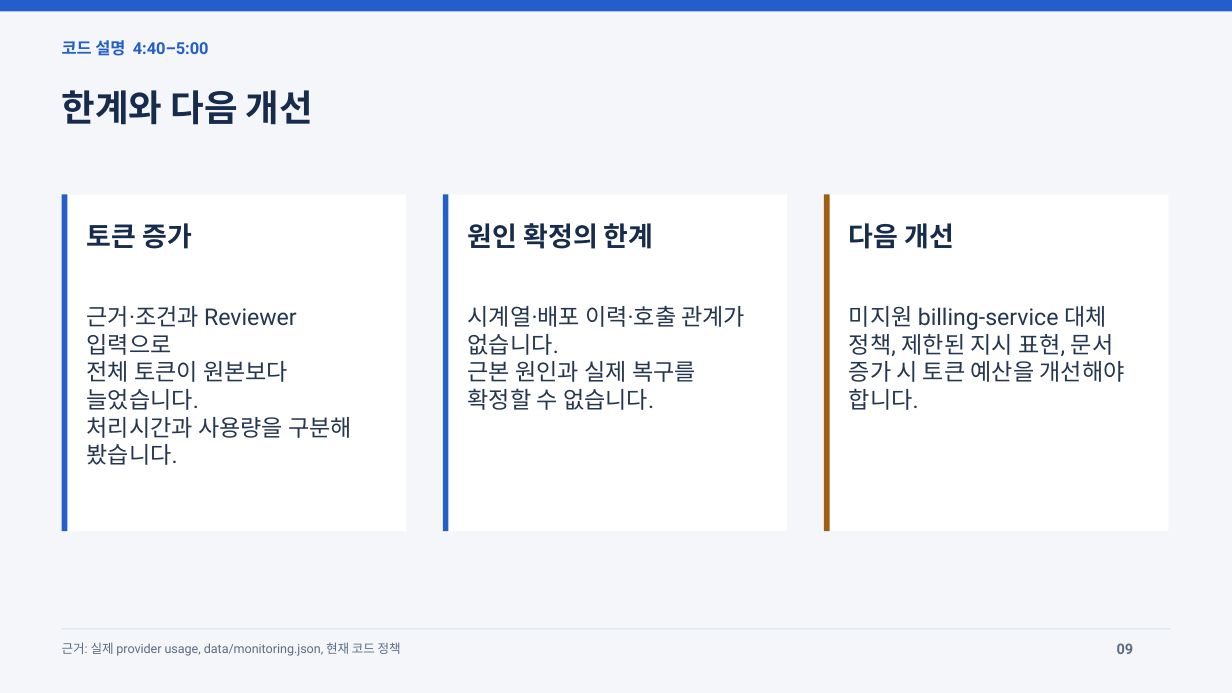
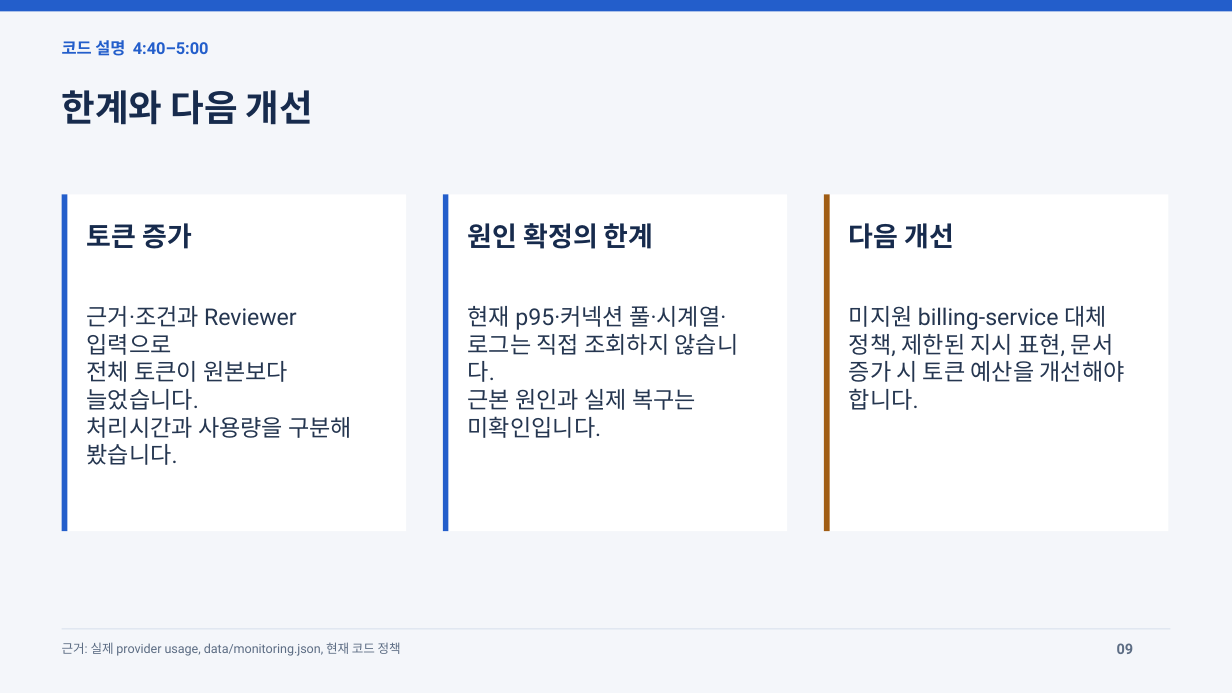
Before and after one commit to jeonginlee09-cpu/skala-ai-mini_project, a slide deck: slide 9 of output/AI_Agent_개선_최종발표.pptx. Drawn at 1232x693 pixels with LibreOffice and Linux fonts; fonts in the diff are those of the drawing. Boxes give left, top, right and bottom in pixels: in the first picture for what was removed or moved away, otherwise in the second. Text is boxed around its words. In the diff, an @@ line names an element or a change of style, - is before the commit and + after.

```diff
--- a/output/AI_Agent_개선_최종발표.pptx
+++ b/output/AI_Agent_개선_최종발표.pptx
@@ text at box(468, 306, 739, 438): text changed @@
-시계열·배포 이력·호출 관계가 없습니다.
-근본 원인과 실제 복구를 확정할 수 없습니다.
+현재 p95·커넥션 풀·시계열·로그는 직접 조회하지 않습니다.
+근본 원인과 실제 복구는 미확인입니다.
```
Also in this commit, not shown: 4 other slides changed, 35 other files.
